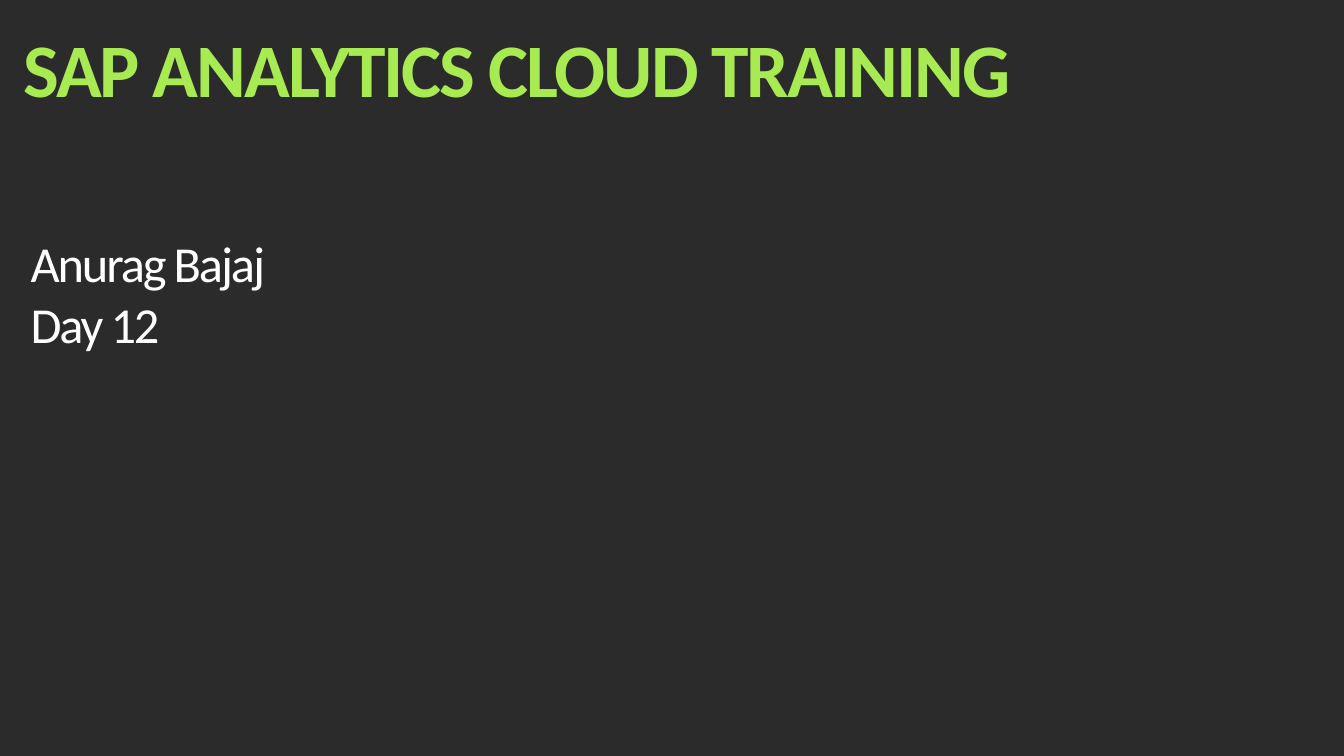
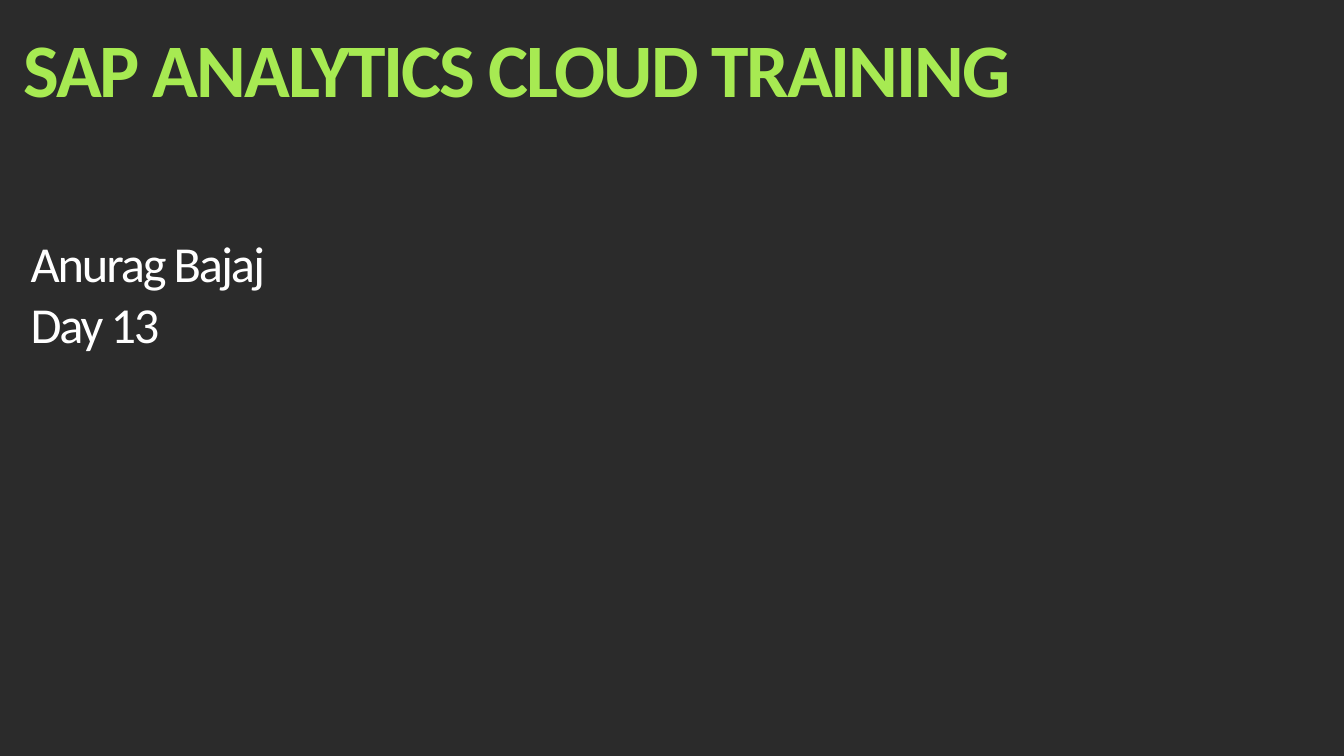
Before and after one commit to samui5/saccorptraining, a slide deck: slide 1 of day 12/SAC_Training Day 12.pptx. Drawn at 1344x756 pixels with LibreOffice and Linux fonts; fonts in the diff are those of the drawing; background and template pictures are left out; a plain dark background stands for a picture behind light text. Boxes give left, top, right and bottom in pixels: in the first picture for what was removed or moved away, otherwise in the second. Text is boxed around its words. In the diff, an @@ line names an element or a change of style, - is before the commit and + after.

```diff
--- a/day 12/SAC_Training Day 12.pptx
+++ b/day 12/SAC_Training Day 12.pptx
@@ text at (x1=31, y1=310, x2=160, y2=351): text changed @@
-Day 12
+Day 13
```
Also in this commit, not shown: 3 other slides changed, 3 slides added, 6 slides removed, 19 other files.
